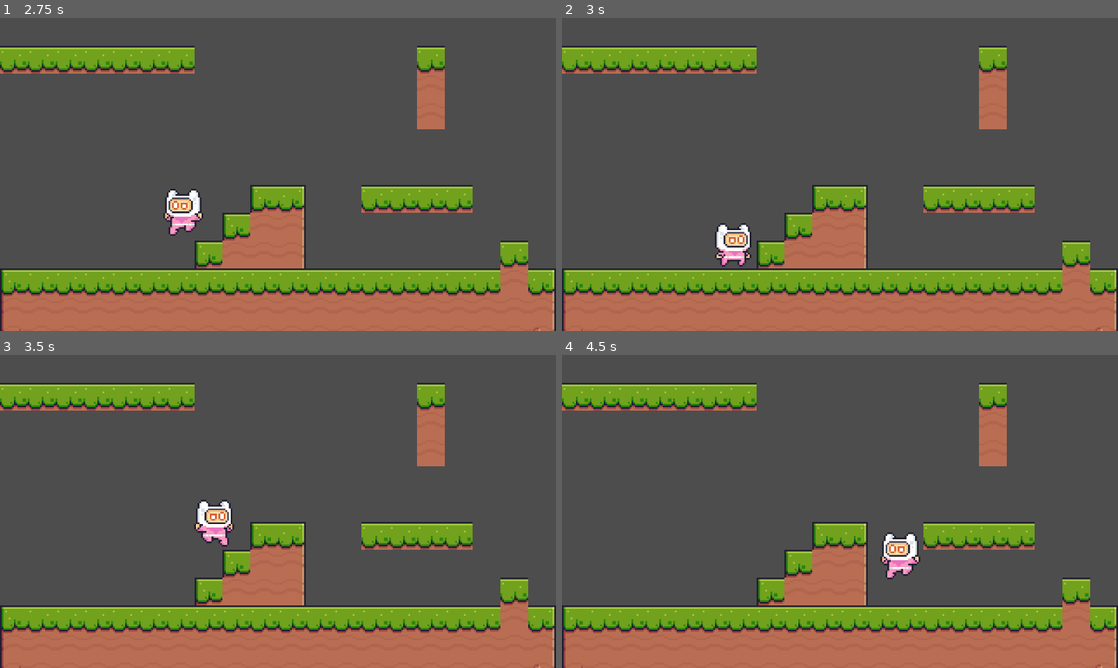
Above: before the commit, frames 1-4 (two rows, left to right).
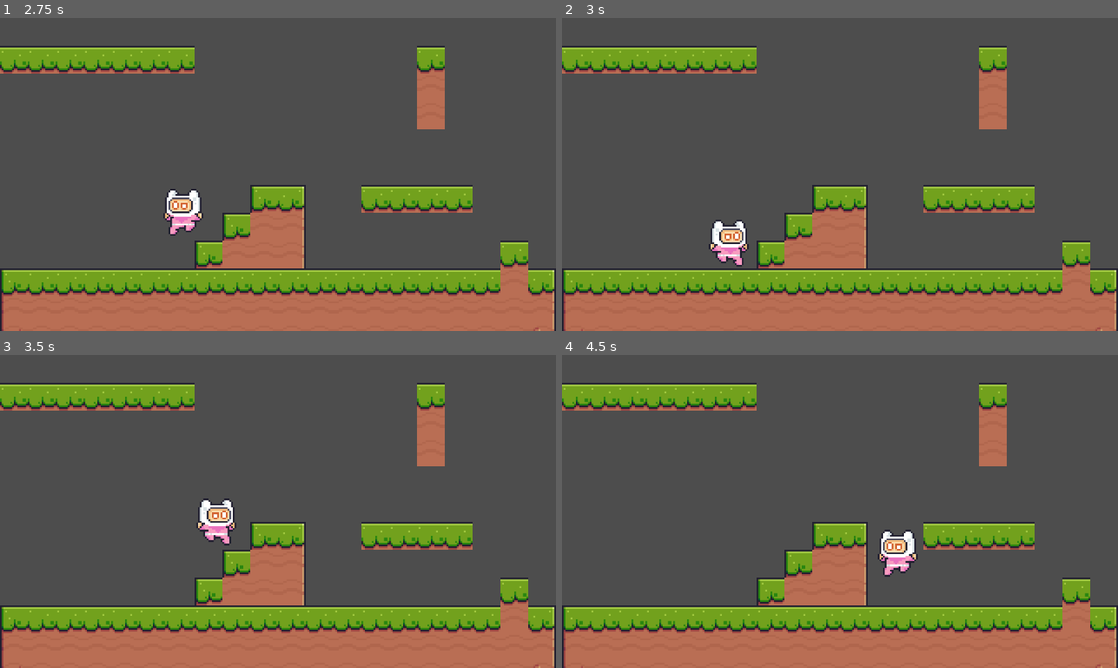
Above: after the commit, the same moments.

Repository: FANXING-0710/StarrySky
Game: Godot game, scene res://scenes/test_room.tscn
Two runs of this game, one before a commit and one after it. Both use one fixed random seed, a clock stepped at 60 frames per second and the inputs below. The project has no main scene, so this scene is started directly.
Inputs:
- Up to frame 1 (2.75 s): hold Shift (grab) 0.53-1.28 s; hold D (right) 0.53-2.03 s; tap Space (jump) at 0.77, 0.8, 1.07, 1.35, 1.52, 1.82, 2.3 s; tap Shift (grab) at 1.55 s; hold A (left) from 2.03 s (still down); hold Shift (grab) from 2.03 s (still down)
- Up to frame 2 (3 s): release A (left) at 2.78 s; release Shift (grab) at 2.78 s; hold D (right) from 2.78 s (still down); tap Shift (grab) at 2.85 s
- Up to frame 3 (3.5 s): keep holding D (right); tap Space (jump) at 3.02, 3.32 s
- Up to frame 4 (4.5 s): hold Space (jump) 3.53-4.28 s; release D (right) at 4.28 s; hold A (left) from 4.28 s (still down); tap Shift (grab) at 4.35 s

Frame 1 is identical in both runs. In frame 2, 0.8% of the frame differs, in the area x 26-34%, y 64-80%; in frame 3, 0.7%; in frame 4, 0.8%.

Commit message:
完成了所有的墙上基础动作（大概吧）

Diff:
--- a/scenes/player.tscn
+++ b/scenes/player.tscn
@@ -15,6 +15,7 @@
 [ext_resource type="Script" uid="uid://eg0p3bjtr3to" path="res://scripts/commons/player/jump.gd" id="12_jej6c"]
 [ext_resource type="Script" uid="uid://d3je38xefw0lv" path="res://scripts/commons/player/wall.gd" id="13_oprun"]
 [ext_resource type="Script" uid="uid://jl888rdt4v5t" path="res://scripts/commons/player/climb.gd" id="14_a8ls1"]
+[ext_resource type="Script" uid="uid://cfrlrm0m2oy4k" path="res://scripts/commons/player/slip.gd" id="15_qfm1y"]
 
 [sub_resource type="AtlasTexture" id="AtlasTexture_ke2ow"]
 atlas = ExtResource("2_ur7pv")
@@ -304,3 +305,6 @@
 
 [node name="Climb" type="Node" parent="StateMachine"]
 script = ExtResource("14_a8ls1")
+
+[node name="Slip" type="Node" parent="StateMachine"]
+script = ExtResource("15_qfm1y")
--- a/scripts/commons/player/climb.gd
+++ b/scripts/commons/player/climb.gd
@@ -2,6 +2,7 @@
 
 func Begin() -> void:
 	_owner.can_apply_gravity = false
+	_owner.is_walling = true
 	print("进入 Climb 状态")
 
 func Update(delta: float) -> void:
@@ -13,13 +14,20 @@
 	_owner.velocity.y = move_toward(_owner.velocity.y, -_owner.CLIMB_UP_SPEED, _owner.CLIMB_ACCEL * delta)
 
 	# 进入 wall
-	if _owner.can_wall == true and Input.is_action_just_released("up"):
+	if _owner.on_wall == true and Input.is_action_just_released("up"):
 		change_state("Wall")
+	elif _owner.on_wall == true and not Input.is_action_pressed("up") and Input.is_action_just_pressed("down"):
+		change_state("Slip")
+
+	# 进入 slip
+	if _owner.on_wall == true and _owner.stamina <= 0:
+		change_state("Slip")
 
 	# 进入 fall
-	if _owner.can_wall == false:
+	if _owner.on_wall == false or Input.is_action_just_released("grab"):
 		change_state("Fall")
 
 func End() -> void:
 	_owner.can_apply_gravity = true
+	_owner.is_walling = false
 	print("退出 Climb")
--- a/scripts/commons/player/fall.gd
+++ b/scripts/commons/player/fall.gd
@@ -11,8 +11,8 @@
 	if _owner.on_ground:
 		change_state("Idle")
 
-	# 进入 wall
-	if _owner.can_wall == true:
+    # 进入 wall
+	if _owner.on_wall == true and Input.is_action_pressed("grab"):
 		change_state("Wall")
 
 func End() -> void:
--- a/scripts/commons/player/idle.gd
+++ b/scripts/commons/player/idle.gd
@@ -24,7 +24,7 @@
         change_state("Jump")
 
     # 进入 wall
-    if _owner.can_wall == true:
+    if _owner.on_wall == true and Input.is_action_pressed("grab"):
         change_state("Wall")
 
 func End() -> void:
--- a/scripts/commons/player/jump.gd
+++ b/scripts/commons/player/jump.gd
@@ -2,7 +2,6 @@
 
 func Begin() -> void:
     print("进入 Jump 状态")
-    # _owner.stop()   # 调用 Player.gd 的函数
 
 func Update(delta: float) -> void:
     _owner.handle_jump_input(delta) # 跳跃
@@ -13,7 +12,7 @@
         change_state("Fall")
 
     # 进入 wall
-    if _owner.can_wall == true:
+    if _owner.on_wall == true and Input.is_action_pressed("grab"):
         change_state("Wall")
 
 func End() -> void:
--- a/scripts/commons/player/player.gd
+++ b/scripts/commons/player/player.gd
@@ -40,21 +40,15 @@
 var coyote_timer := 0.0 # Coyote Time
 var buffer_timer := 0.0 # 提前按跳缓冲
 # 攀爬相关
+var is_walling := false # 是否正在墙上
 var stamina := CLIMB_MAX_STAMINA # 当前体力
 var on_wall := false # 是否在贴墙
 var wall_dir := 0 # 贴哪一边的墙：-1：左墙，1：右墙
-var can_wall := false # 是否可以攀爬
 
 func _physics_process(delta: float) -> void:
 	# 更新变量
 	move_input = Input.get_action_strength("right") - Input.get_action_strength("left")
 	on_ground = is_on_floor()
-
-	# 更新是否攀爬
-	if on_wall and stamina > 0 and Input.is_action_pressed("grab"):
-		can_wall = true
-	elif not stamina > 0 or on_wall == false or Input.is_action_just_released("grab"):
-		can_wall = false
 
 	# 更新 Coyote Time
 	if on_ground:
@@ -81,10 +75,17 @@
 
 # 方向反转
 func direction_reversal() -> void:
-	if move_input == 1.0:
-		animation.flip_h = false
-	elif move_input == -1.0:
-		animation.flip_h = true
+	if is_walling == true:
+		if wall_dir == -1:
+			animation.flip_h = false
+		elif wall_dir == 1:
+			animation.flip_h = true
+	else:
+		if move_input == 1.0:
+			animation.flip_h = false
+		elif move_input == -1.0:
+			animation.flip_h = true
+
 
 # 重力
 func apply_gravity(delta: float) -> void:
--- a/scripts/commons/player/run.gd
+++ b/scripts/commons/player/run.gd
@@ -16,7 +16,7 @@
         change_state("Fall")
 
     # 进入 wall
-    if _owner.can_wall == true:
+    if _owner.on_wall == true and Input.is_action_pressed("grab"):
         change_state("Wall")
 
     if _owner.is_jumping:
--- /dev/null
+++ b/scripts/commons/player/slip.gd
@@ -0,0 +1,25 @@
+extends State
+
+func Begin() -> void:
+    _owner.can_apply_gravity = false
+    _owner.is_walling = true
+    print("进入 Slip 状态")
+
+func Update(delta: float) -> void:
+	# _owner.animation.play("slip")
+    _owner.animation.play("wall")
+
+    _owner.velocity.y = move_toward(_owner.velocity.y, _owner.CLIMB_DOWN_SPEED, _owner.CLIMB_ACCEL * delta)
+
+    # 进入 slip
+    if _owner.on_wall == true and _owner.stamina <= 0:
+        change_state("Slip")
+
+	# 进入 fall
+    if _owner.on_wall == false or Input.is_action_just_released("grab"):
+        change_state("Fall")
+
+func End() -> void:
+    _owner.can_apply_gravity = true
+    _owner.is_walling = false
+    print("退出 Slip")
--- a/scripts/commons/player/wall.gd
+++ b/scripts/commons/player/wall.gd
@@ -2,6 +2,8 @@
 
 func Begin() -> void:
 	_owner.can_apply_gravity = false
+	_owner.can_move = false
+	_owner.is_walling = true
 	print("进入 Wall 状态")
 
 func Update(delta: float) -> void:
@@ -10,14 +12,23 @@
 
 	_owner.stamina -= 10 * delta
 
-	# 进入 climb
+	# 进入 climb 或 slip
 	if Input.is_action_pressed("up"):
 		change_state("Climb")
+	elif Input.is_action_pressed("down"):
+		change_state("Slip")
+
+	# 进入 slip
+	if _owner.on_wall == true and _owner.stamina <= 0:
+		change_state("Slip")
 
 	# 进入 fall
-	if _owner.can_wall == false:
+	if _owner.on_wall == false or Input.is_action_just_released("grab"):
 		change_state("Fall")
+
 
 func End() -> void:
 	_owner.can_apply_gravity = true
+	_owner.can_move = true
+	_owner.is_walling = false
 	print("退出 Wall")
--- a/scripts/tools/StateMachine.gd
+++ b/scripts/tools/StateMachine.gd
@@ -9,61 +9,61 @@
 ## 遍历所有子节点，将它们作为状态存储在states字典中
 ## 如果存在状态，则将第一个状态设置为初始状态
 func _ready() -> void:
-    # 遍历所有子节点，收集状态节点
-    for child in get_children():
-        if child is Node:
-            states[child.name] = child
-    # 如果有状态存在，将第一个状态设为当前状态
-    if states.size() > 0:
-        var first_state = states.values()[0]
-        change_state(first_state.name)
+	# 遍历所有子节点，收集状态节点
+	for child in get_children():
+		if child is Node:
+			states[child.name] = child
+	# 如果有状态存在，将第一个状态设为当前状态
+	if states.size() > 0:
+		var first_state = states.values()[0]
+		change_state(first_state.name)
 
 ## 每帧处理函数，用于更新当前状态
 ## @param delta: 与上一帧之间的时间间隔（秒）
 func _process(delta: float) -> void:
-    # 如果当前状态存在且有Update方法，则调用该方法
-    if current_state and current_state.has_method("Update"):
-        current_state.Update(delta)
+	# 如果当前状态存在且有Update方法，则调用该方法
+	if current_state and current_state.has_method("Update"):
+		current_state.Update(delta)
 
 ## 切换到指定名称的新状态
 ## @param new_state_name: 要切换到的状态名称
 func change_state(new_state_name: String) -> void:
-    # 检查目标状态是否存在
-    if not states.has(new_state_name):
-        push_warning("State %s not found!" % new_state_name)
-        return
-    # 结束当前状态（如果存在）
-    if current_state and current_state.has_method("End"):
-        current_state.End()
-    # 切换到新状态
-    current_state = states[new_state_name]
-    history.append(current_state.name)
-    # 开始新状态（如果存在Begin方法）
-    if current_state.has_method("Begin"):
-        current_state.Begin()
-    # 打印调试信息
-    print_debug_chart()
+	# 检查目标状态是否存在
+	if not states.has(new_state_name):
+		push_warning("State %s not found!" % new_state_name)
+		return
+	# 结束当前状态（如果存在）
+	if current_state and current_state.has_method("End"):
+		current_state.End()
+	# 切换到新状态
+	current_state = states[new_state_name]
+	history.append(current_state.name)
+	# 开始新状态（如果存在Begin方法）
+	if current_state.has_method("Begin"):
+		current_state.Begin()
+	# 打印调试信息
+	print_debug_chart()
 
 ## 启动指定状态的协程
 ## @param new_state_name: 要启动协程的状态名称
 func start_coroutine(new_state_name: String) -> void:
-    # 检查目标状态是否存在
-    if not states.has(new_state_name):
-        push_warning("Coroutine State %s not found!" % new_state_name)
-        return
-    # 获取状态节点并启动协程（如果存在）
-    var state = states[new_state_name]
-    if state.has_method("Coroutine"):
-        await state.Coroutine()
+	# 检查目标状态是否存在
+	if not states.has(new_state_name):
+		push_warning("Coroutine State %s not found!" % new_state_name)
+		return
+	# 获取状态节点并启动协程（如果存在）
+	var state = states[new_state_name]
+	if state.has_method("Coroutine"):
+		await state.Coroutine()
 
 ## 打印状态机历史记录的调试图表
 func print_debug_chart() -> void:
-    # 构建历史记录图表字符串
-    var chart := "\n=== 状态机历史记录 ===\n"
-    for i in history.size():
-        chart += str(i) + ": " + history[i]
-        if i < history.size() - 1:
-            chart += "  -->  "
-        chart += "\n"
-    chart += "============================="
-    print(chart)
+	# 构建历史记录图表字符串
+	var chart := "\n=== 状态机历史记录 ===\n"
+	for i in history.size():
+		chart += str(i) + ": " + history[i]
+		if i < history.size() - 1:
+			chart += "  -->  "
+		chart += "\n"
+	chart += "============================="
+	print(chart)
Not shown: 1 places in scenes/player.tscn that only renumber resources
Not shown, added: scripts/commons/player/slip.gd.uid
